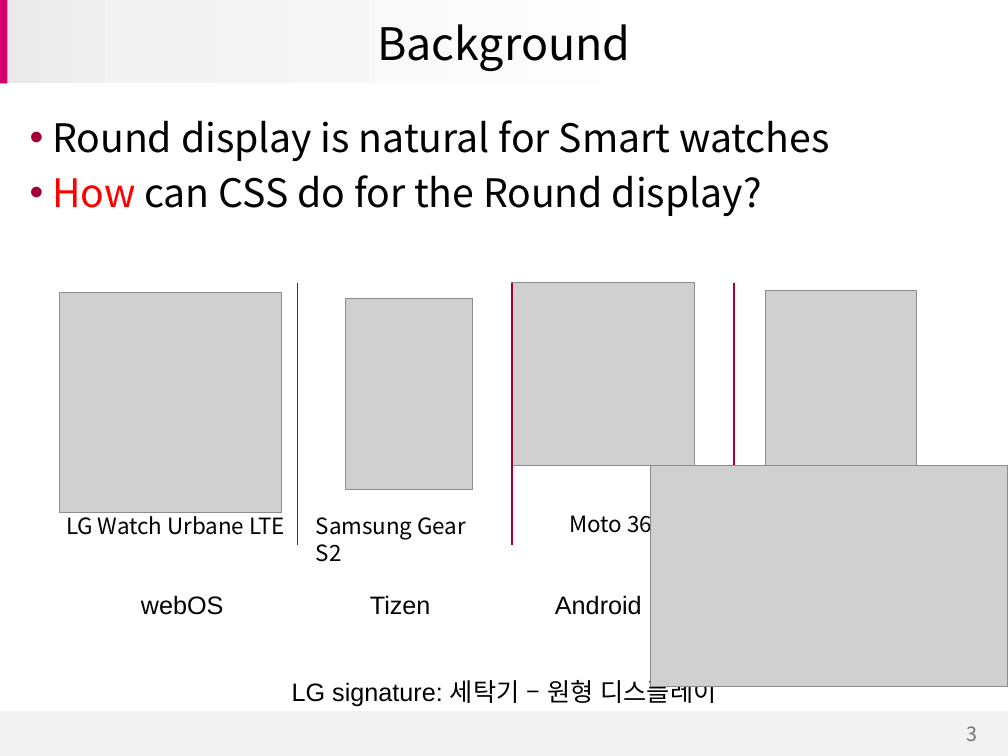
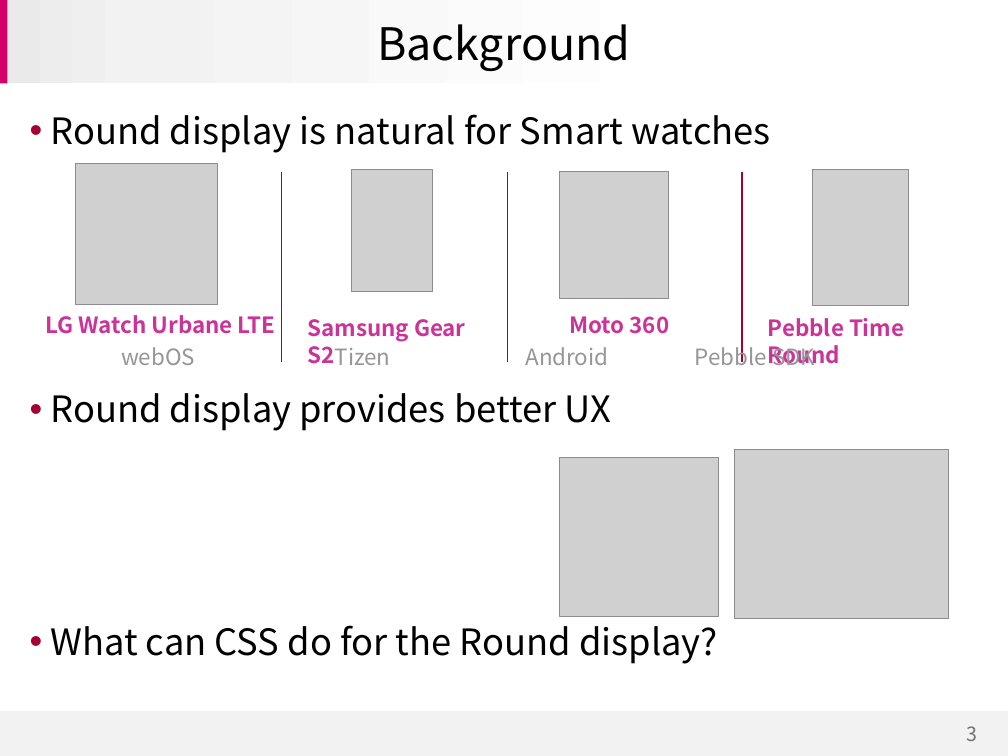
Before and after one commit to jihyerish/jhRoundDisplay, a slide deck: slide 3 of doc/CSS Round display for Dev Meetup in Sydney.pptx. Drawn at 1008x756 pixels with LibreOffice and Linux fonts; fonts in the diff are those of the drawing; grey boxes stand for pictures; background and template pictures are left out. Boxes give left, top, right and bottom in pixels: in the first picture for what was removed or moved away, otherwise in the second. Text is boxed around its words. In the diff, an @@ line names an element or a change of style, - is before the commit and + after.

```diff
--- a/doc/CSS Round display for Dev Meetup in Sydney.pptx
+++ b/doc/CSS Round display for Dev Meetup in Sydney.pptx
@@ text at (51, 114, 770, 153): size 28 to 25.9 pt in "Round display is natural for Smart watches"; line spacing 1 to 0.9 @@
@@ picture: place and size @@
-picture at (59, 292, 282, 513)
+picture at (76, 163, 218, 304)
@@ line moved from (297, 283) - (297, 544) to (282, 171) - (282, 362) @@
@@ picture: place and size @@
-picture at (346, 298, 473, 490)
+picture at (352, 169, 432, 291)
@@ line moved from (512, 283) - (512, 544) to (508, 171) - (508, 362) @@
@@ picture added at (559, 171, 668, 298) @@
@@ line moved from (734, 283) - (734, 544) to (742, 171) - (742, 362) @@
@@ picture: place and size @@
-picture at (766, 290, 917, 503)
+picture at (812, 169, 908, 305)
@@ picture removed at (512, 283, 695, 466) @@
@@ text colour #000000 to #CC3399, bold on in 3 elements at (569, 316, 670, 334), (308, 319, 466, 364), (46, 315, 276, 334) @@
@@ text "LG Watch Urbane LTE": place and size @@
-text "LG Watch Urbane LTE" at (66, 512, 285, 535)
+text "LG Watch Urbane LTE" at (46, 315, 276, 334)
@@ text "Samsung Gear S2": place and size @@
-text "Samsung Gear S2" at (316, 517, 467, 562)
+text "Samsung Gear S2" at (308, 319, 466, 364)
@@ text "Moto 360": place and size @@
-text "Moto 360" at (569, 509, 664, 537)
+text "Moto 360" at (569, 316, 670, 334)
@@ text added at (768, 318, 904, 365), 16 pt, text #CC3399, bold @@
+Pebble Time Round
@@ text at (121, 343, 815, 365): text changed; size 18 to 16 pt; font Arial to Noto Sans CJK KR; text colour #000000 to #969696 @@
-webOS Tizen Android ??
+webOS Tizen Android Pebble SDK
@@ text at (50, 393, 718, 664): text changed; size 28 to 25.9 pt @@
-• How can CSS do for the Round display?
+• Round display provides better UX
+• What can CSS do for the Round display?
@@ picture added at (559, 458, 718, 616) @@
@@ picture: place and size @@
-picture at (650, 466, 1008, 686)
+picture at (734, 450, 949, 619)
@@ text removed at (292, 676, 717, 707) @@
-LG signature: 세탁기 – 원형 디스플레이
```
Also in this commit, not shown: 14 other slides changed, 2 other files.
